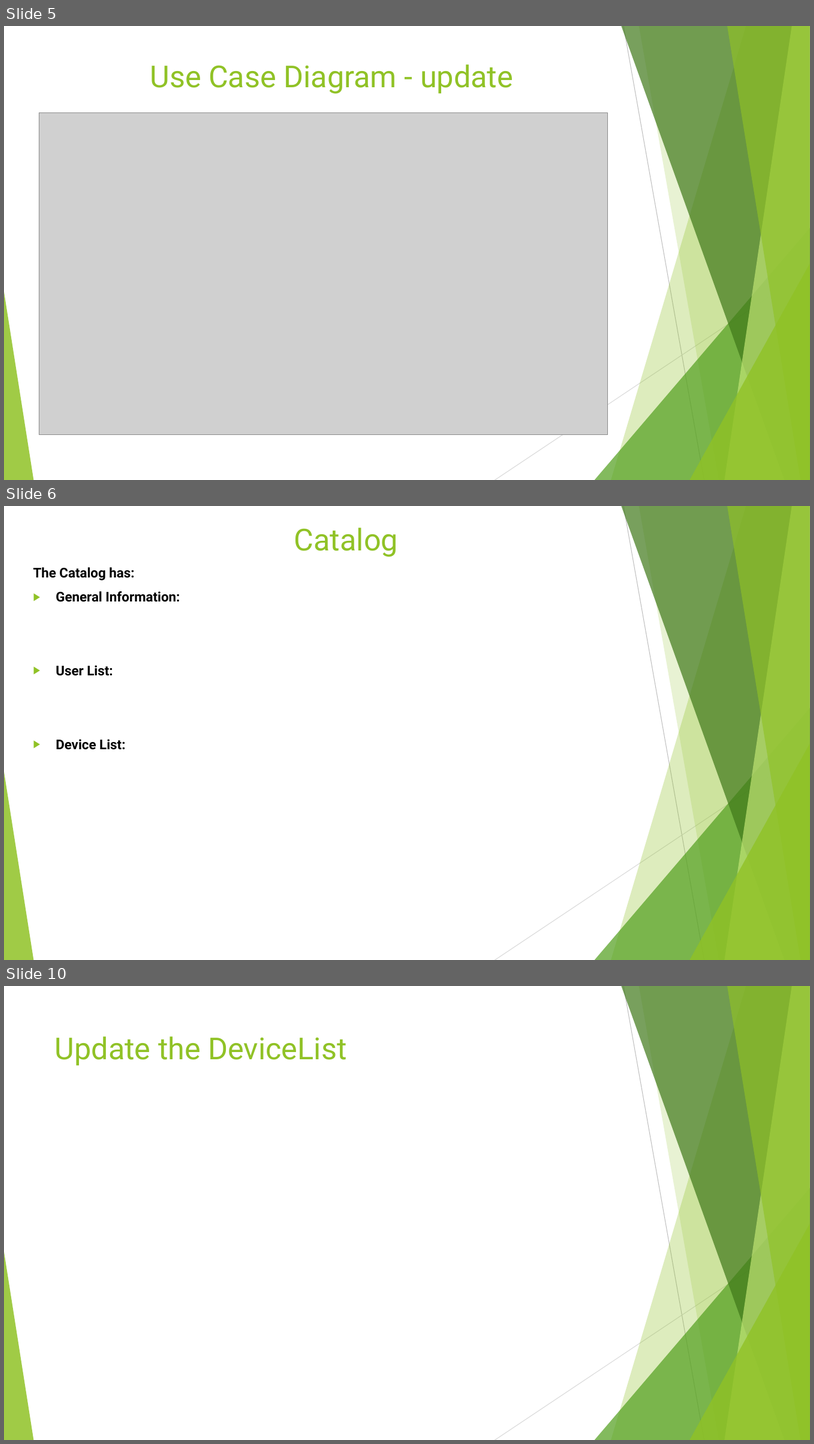
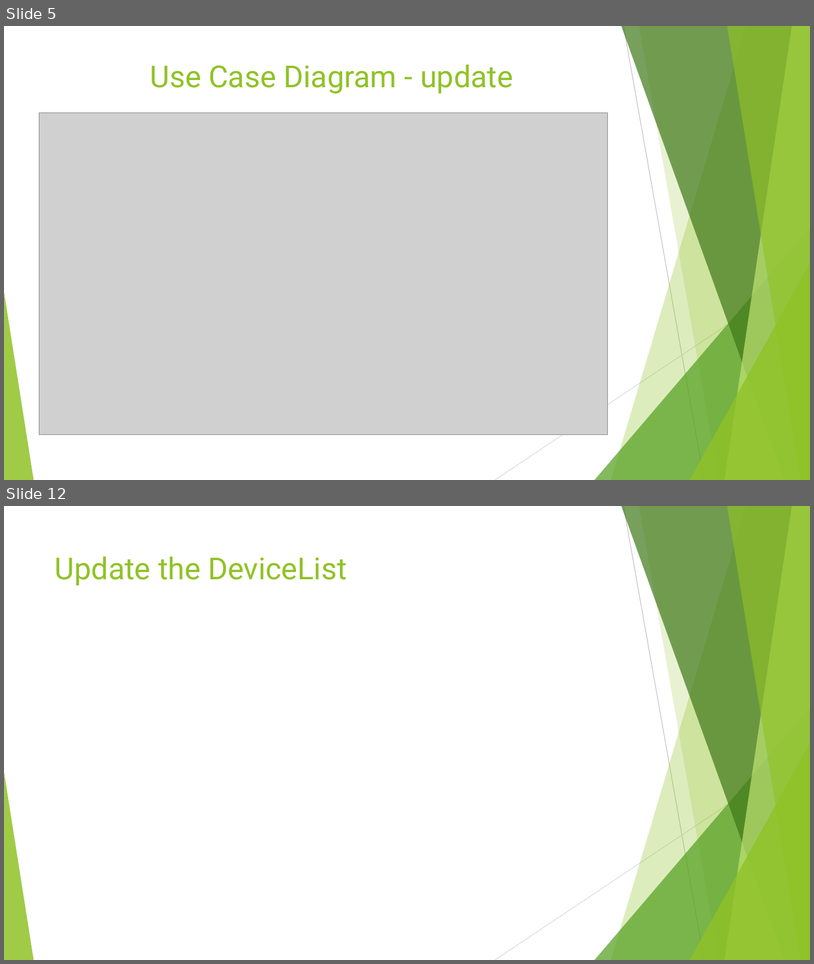
Before and after one commit to annageraci/Battery_Charger_Smart, a slide deck: Materiale Extra/Presentazione del progetto .pptx. Shown one above the other, each under a label of ours: slides 5, 6 and 10 before the commit, slides 5 and 12 after it; the slides between them are not shown. The pictures are 814x1444 and 814x964 pixels, drawn with LibreOffice and Linux fonts; fonts in the diff are those of the drawing; grey boxes stand for pictures. Boxes give left, top, right and bottom in pixels: in the first picture for what was removed or moved away, otherwise in the second. Text is boxed around its words. In the diff, an @@ line names an element or a change of style, - is before the commit and + after.

```diff
--- a/Materiale Extra/Presentazione del progetto .pptx
+++ b/Materiale Extra/Presentazione del progetto .pptx
@@ slide 6 removed at (4,506,810,960), background #FFFFFF; not listed: 10 template elements that a slide beside it also shows @@
@@ title removed at (294,528,398,557) @@
-Catalog
@@ text removed at (33,567,180,750) @@
-The Catalog has:
-▶ General Information:
-▶ User List:
-▶ Device List:
@@ what was slide 10 is now slide 12 @@
```
Also in this commit, not shown: 1 slide changed, 6 slides added, 3 other slides removed, 1 other file.
